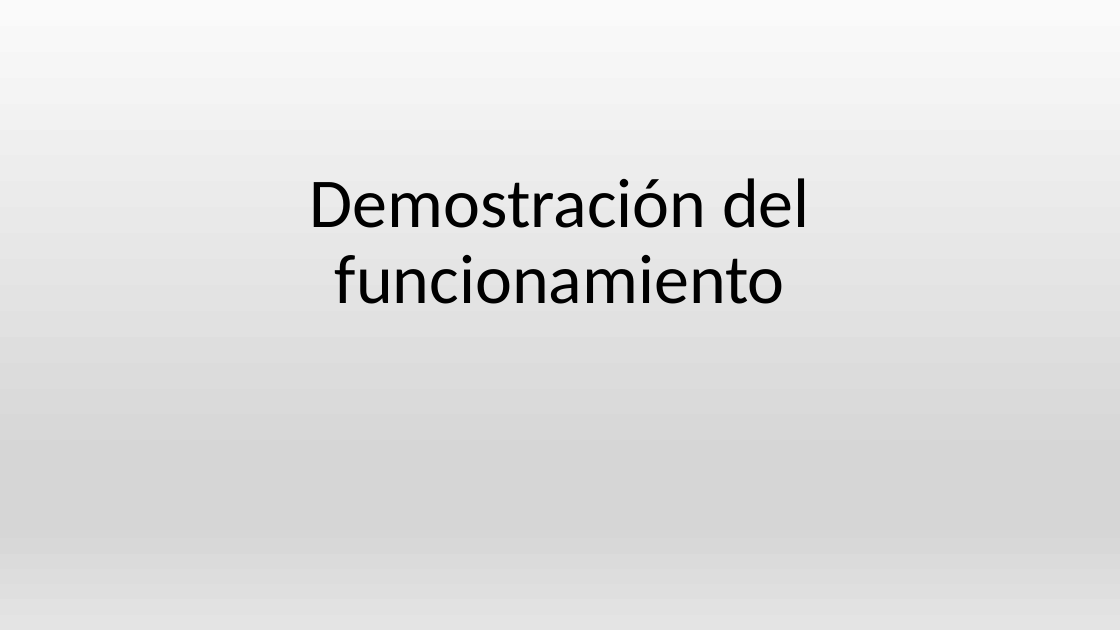
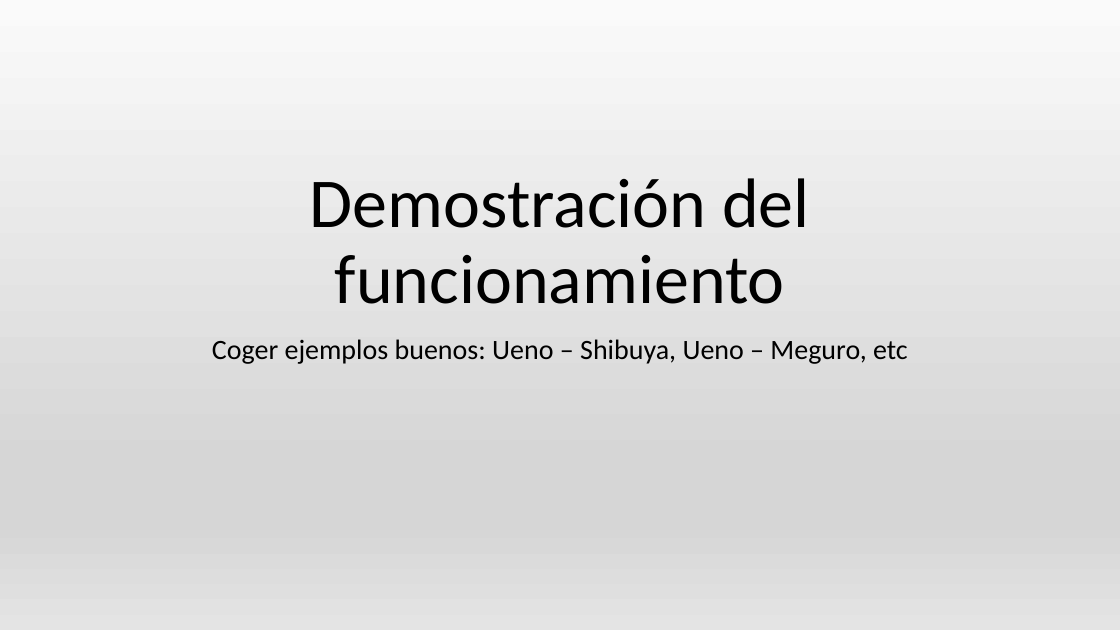
Before and after one commit to AGarciaCast/MetroJapon, a slide deck: slide 10 of PresentacionMetro.pptx (slide 9 before the commit). Drawn at 1120x630 pixels with LibreOffice and Linux fonts; fonts in the diff are those of the drawing. Boxes give left, top, right and bottom in pixels: in the first picture for what was removed or moved away, otherwise in the second. Text is boxed around its words. In the diff, an @@ line names an element or a change of style, - is before the commit and + after.

```diff
--- a/PresentacionMetro.pptx
+++ b/PresentacionMetro.pptx
@@ subtitle added at (212,339,908,364), 24 pt, text #000000 @@
+Coger ejemplos buenos: Ueno – Shibuya, Ueno – Meguro, etc
```
Also in this commit, not shown: 3 other slides changed, 2 slides added, 1 slide removed.
